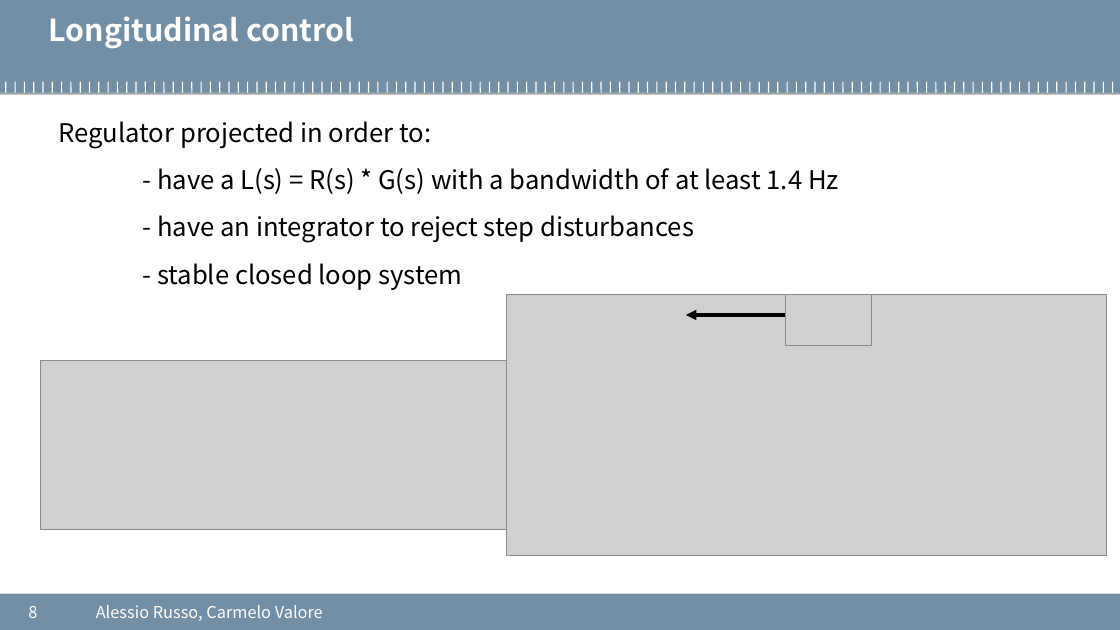
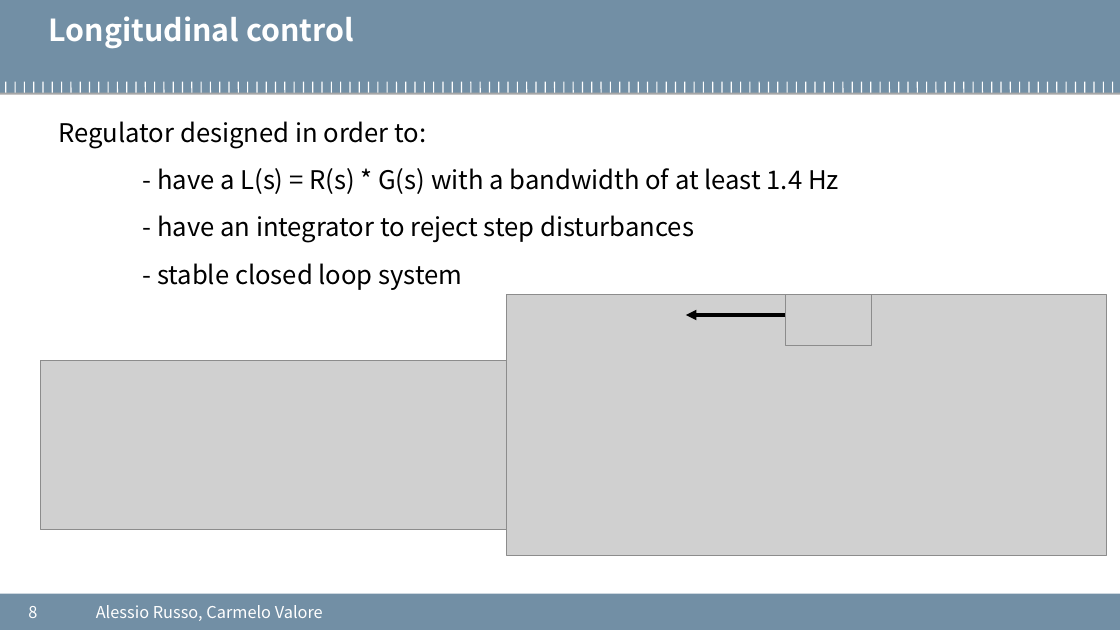
Before and after one commit to cvalore/mida2-project, a slide deck: slide 8 of presentations/20200902_meeting6.pptx. Drawn at 1120x630 pixels with LibreOffice and Linux fonts; fonts in the diff are those of the drawing; grey boxes stand for pictures; background and template pictures are left out. Boxes give left, top, right and bottom in pixels: in the first picture for what was removed or moved away, otherwise in the second. Text is boxed around its words. In the diff, an @@ line names an element or a change of style, - is before the commit and + after.

```diff
--- a/presentations/20200902_meeting6.pptx
+++ b/presentations/20200902_meeting6.pptx
@@ text at (59, 121, 426, 149): text changed @@
-Regulator projected in order to:
+Regulator designed in order to:
```
Also in this commit, not shown: 1 other slide changed.
